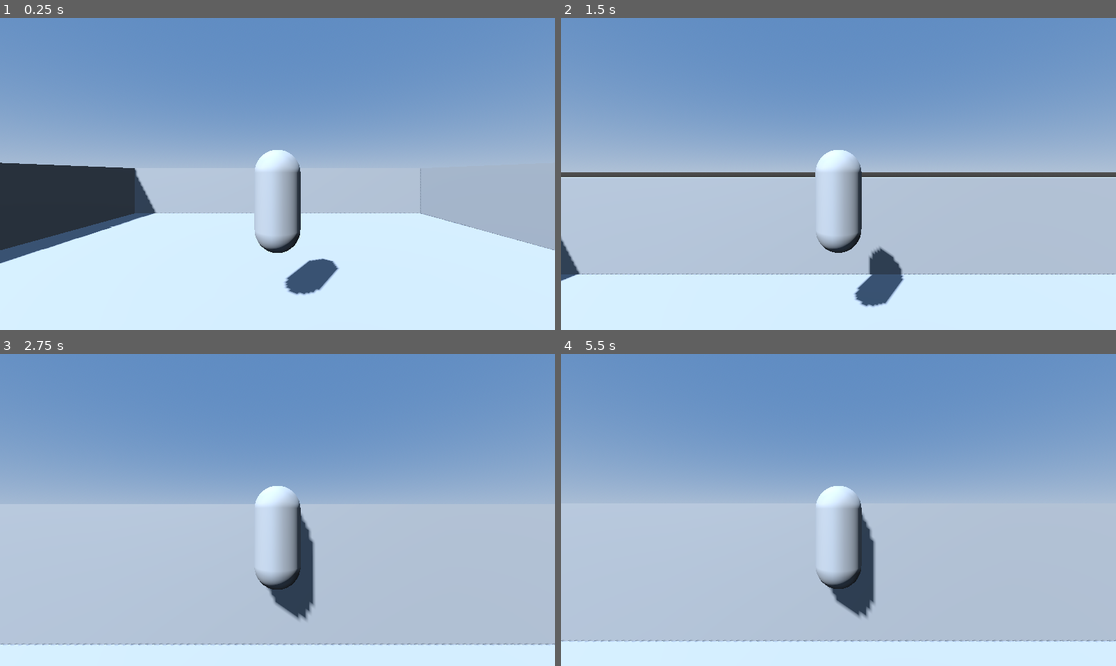
Above: before the commit, frames 1-4 (two rows, left to right).
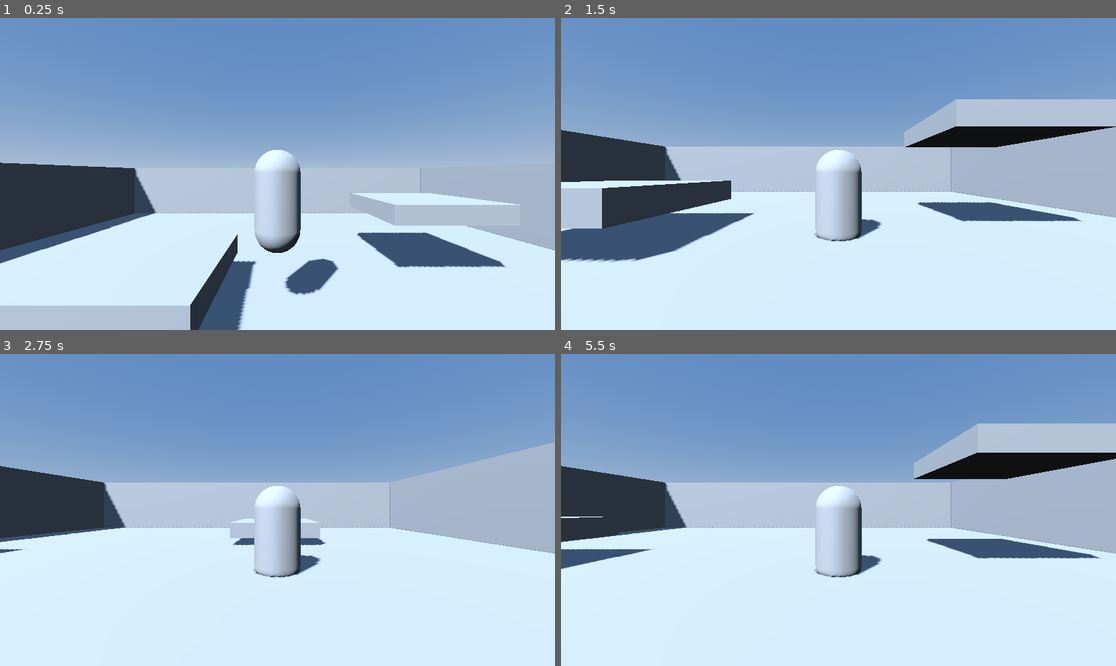
Above: after the commit, the same moments.

Repository: BasilHorizon/BH_Hover_01
Game: Godot game, scene res://scenes/Main.tscn
Same seed, same stepped clock (60 frames per second), same inputs: the game is played once before the commit and once after it.
Inputs (mouse positions are in pixels of both pictures, inside the frame that each line leads up to):
- Up to frame 1 (0.25 s): no input
- Up to frame 2 (1.5 s): move the mouse to (866, 174) at 0.52 s; hold W (move_forward) from 0.53 s (still down); tap Space (jump) at 0.77 s; move the mouse to (810, 174) at 1.27 s
- Up to frame 3 (2.75 s): keep holding W (move_forward); tap Space (jump) at 1.52 s; move the mouse to (288, 503) at 2.02 s
- Up to frame 4 (5.5 s): keep holding W (move_forward); move the mouse to (832, 516) at 2.77 s; tap Space (jump) at 3.02, 3.77, 4.52 s; move the mouse to (877, 513) at 3.52 s; move the mouse to (794, 506) at 4.27 s; move the mouse to (844, 510) at 5.02 s

The runs differ from the first frame. In frame 1, 7.8% of the frame differs, in the area x 0-94%, y 56-100%; in frame 2, 35%; in frame 3, 43%; in frame 4, 45%, in the area x 0-100%, y 22-93%.
Error after the commit: Parse Error: Function "get_contact_collider_object()" not found in base self. (res://scripts/player/player_controller.gd:80)

Commit message:
Add reusable moving platform template and level instances

Diff:
--- a/scenes/Main.tscn
+++ b/scenes/Main.tscn
@@ -1,6 +1,7 @@
-[gd_scene load_steps=11 format=3 uid="uid://bf7wukp1xv8d7"]
+[gd_scene load_steps=12 format=3 uid="uid://bf7wukp1xv8d7"]
 
 [ext_resource type="PackedScene" path="res://scenes/player/Player.tscn" id="1_m3dya"]
+[ext_resource type="PackedScene" path="res://scenes/platform/MovingPlatform.tscn" id="2_8j036"]
 
 [sub_resource type="BoxShape3D" id="BoxShape3D_floor"]
 size = Vector3(20, 1, 20)
@@ -89,3 +90,13 @@
 
 [node name="MeshInstance3D" type="MeshInstance3D" parent="Level/EastWall"]
 mesh = SubResource("BoxMesh_wall")
+
+[node name="HorizontalPlatform" parent="Level" instance=ExtResource("2_8j036")]
+transform = Transform3D(1, 0, 0, 0, 1, 0, 0, 0, 1, -4, 1.25, 0)
+movement_offset = Vector3(3.5, 0, 0)
+cycle_duration = 3.5
+
+[node name="DiagonalPlatform" parent="Level" instance=ExtResource("2_8j036")]
+transform = Transform3D(1, 0, 0, 0, 1, 0, 0, 0, 1, 3.5, 1.75, -3)
+movement_offset = Vector3(2.5, 1.2, 2)
+cycle_duration = 4.5
--- /dev/null
+++ b/scenes/platform/MovingPlatform.tscn
@@ -0,0 +1,22 @@
+[gd_scene load_steps=6 format=3 uid="uid://b1n3au0sif8lx"]
+
+[ext_resource type="Script" path="res://scripts/platform/moving_platform.gd" id="1_v3amt"]
+[ext_resource type="Script" path="res://scripts/platform/platform_velocity_tracker.gd" id="2_3sibh"]
+
+[sub_resource type="BoxShape3D" id="BoxShape3D_5gn7a"]
+size = Vector3(3, 0.5, 3)
+
+[sub_resource type="BoxMesh" id="BoxMesh_hq0kb"]
+size = Vector3(3, 0.5, 3)
+
+[node name="MovingPlatform" type="AnimatableBody3D"]
+script = ExtResource("1_v3amt")
+
+[node name="CollisionShape3D" type="CollisionShape3D" parent="."]
+shape = SubResource("BoxShape3D_5gn7a")
+
+[node name="MeshInstance3D" type="MeshInstance3D" parent="."]
+mesh = SubResource("BoxMesh_hq0kb")
+
+[node name="PlatformVelocityTracker" type="Node" parent="."]
+script = ExtResource("2_3sibh")
--- /dev/null
+++ b/scripts/platform/moving_platform.gd
@@ -0,0 +1,24 @@
+extends AnimatableBody3D
+
+@export var movement_offset: Vector3 = Vector3(3.0, 0.0, 0.0)
+@export var cycle_duration: float = 3.0
+
+var _start_position: Vector3 = Vector3.ZERO
+var _last_position: Vector3 = Vector3.ZERO
+var _velocity: Vector3 = Vector3.ZERO
+var _elapsed: float = 0.0
+
+func _ready() -> void:
+	_start_position = global_position
+	_last_position = _start_position
+
+func _physics_process(delta: float) -> void:
+	_elapsed += delta
+	var cycle: float = max(cycle_duration, 0.001)
+	var phase: float = (_elapsed / cycle) * TAU
+	global_position = _start_position + movement_offset * sin(phase)
+	_velocity = (global_position - _last_position) / max(delta, 0.0001)
+	_last_position = global_position
+
+func get_platform_velocity() -> Vector3:
+	return _velocity
--- /dev/null
+++ b/scripts/platform/platform_velocity_tracker.gd
@@ -0,0 +1,29 @@
+extends Node
+class_name PlatformVelocityTracker
+
+var _previous_transform: Transform3D
+var _velocity: Vector3 = Vector3.ZERO
+
+func _ready() -> void:
+	if get_parent() is Node3D:
+		_previous_transform = (get_parent() as Node3D).global_transform
+
+func _physics_process(delta: float) -> void:
+	if not (get_parent() is Node3D):
+		return
+
+	var platform: Node3D = get_parent() as Node3D
+	var current_transform: Transform3D = platform.global_transform
+	if _previous_transform == Transform3D():
+		_previous_transform = current_transform
+		_velocity = Vector3.ZERO
+		return
+
+	_velocity = (current_transform.origin - _previous_transform.origin) / max(delta, 0.0001)
+	_previous_transform = current_transform
+
+func get_velocity() -> Vector3:
+	return _velocity
+
+func get_platform_velocity() -> Vector3:
+	return _velocity
--- a/scripts/player/player_controller.gd
+++ b/scripts/player/player_controller.gd
@@ -12,6 +12,8 @@
 @export var wallrun_lean_speed: float = 8.0
 @export var wallrun_grace_time: float = 0.2
 @export_range(0.0, 1.0) var wallrun_gravity_factor: float = 0.35
+@export_range(0.0, 1.0) var floor_threshold: float = 0.65
+@export_range(0.0, 89.0) var floor_max_angle_degrees: float = 50.0
 
 @onready var ground_ray: RayCast3D = $GroundRay
 @onready var wall_ray_left: RayCast3D = $WallRayLeft
@@ -23,9 +25,13 @@
 var _is_wallrunning: bool = false
 var _wall_side: int = 0
 var _wall_contact_timer: float = 0.0
+var _platform_velocity: Vector3 = Vector3.ZERO
+var _platform_prev_transform: Dictionary = {}
 
 func _ready() -> void:
 	Input.set_mouse_mode(Input.MOUSE_MODE_CAPTURED)
+	contact_monitor = true
+	max_contacts_reported = 8
 
 func _unhandled_input(event: InputEvent) -> void:
 	if event is InputEventMouseMotion and Input.mouse_mode == Input.MOUSE_MODE_CAPTURED:
@@ -43,18 +49,78 @@
 	var move_dir: Vector3 = _get_move_direction(input_dir)
 	var current_velocity: Vector3 = linear_velocity
 	var horizontal_velocity: Vector3 = Vector3(current_velocity.x, 0.0, current_velocity.z)
-	var grounded: bool = ground_ray.is_colliding()
+	_platform_velocity = _get_ground_platform_velocity(delta)
+	var grounded: bool = ground_ray.is_colliding() or _platform_velocity != Vector3.ZERO
+	if not grounded:
+		_platform_velocity = Vector3.ZERO
 
-	if move_dir != Vector3.ZERO:
-		var control: float = 1.0 if grounded else air_control
-		if horizontal_velocity.length() < max_speed or horizontal_velocity.dot(move_dir) < max_speed:
-			apply_central_force(move_dir * acceleration * control)
+	var platform_horizontal_velocity: Vector3 = Vector3(_platform_velocity.x, 0.0, _platform_velocity.z)
+	var target_horizontal_velocity: Vector3 = move_dir * max_speed + platform_horizontal_velocity
+	var horizontal_velocity_error: Vector3 = target_horizontal_velocity - horizontal_velocity
+	var control: float = 1.0 if grounded else air_control
+	apply_central_force(horizontal_velocity_error * acceleration * control)
+
+	if move_dir == Vector3.ZERO and grounded and platform_horizontal_velocity == Vector3.ZERO:
+		apply_central_force(-horizontal_velocity * acceleration * 0.15)
 
 	if Input.is_action_just_pressed("jump") and grounded:
 		apply_central_impulse(Vector3.UP * jump_impulse)
 
 	_handle_wallrun(delta, grounded, move_dir)
 	_apply_wallrun_lean(delta)
+
+func _get_ground_platform_velocity(delta: float) -> Vector3:
+	var gravity_vector: Vector3 = ProjectSettings.get_setting("physics/3d/default_gravity_vector")
+	var up_dir: Vector3 = -gravity_vector.normalized()
+	var min_floor_dot: float = max(floor_threshold, cos(deg_to_rad(floor_max_angle_degrees)))
+	var best_floor_dot: float = -1.0
+	var floor_velocity: Vector3 = Vector3.ZERO
+
+	for i in get_contact_count():
+		var collider: Object = get_contact_collider_object(i)
+		if collider == null:
+			continue
+
+		var local_normal: Vector3 = get_contact_local_normal(i)
+		if local_normal == Vector3.ZERO:
+			continue
+
+		var world_normal: Vector3 = (global_transform.basis * local_normal).normalized()
+		var floor_dot: float = world_normal.dot(up_dir)
+		if floor_dot <= min_floor_dot:
+			continue
+
+		if floor_dot > best_floor_dot:
+			best_floor_dot = floor_dot
+			floor_velocity = _get_collider_velocity(collider, delta)
+
+	return floor_velocity
+
+func _get_collider_velocity(collider: Object, delta: float) -> Vector3:
+	if collider is RigidBody3D:
+		return (collider as RigidBody3D).linear_velocity
+
+	if collider is AnimatableBody3D or collider is CharacterBody3D:
+		if collider.has_method("get_platform_velocity"):
+			return collider.call("get_platform_velocity")
+
+		if collider is Node:
+			var collider_node: Node = collider as Node
+			var tracker: Node = collider_node.get_node_or_null("PlatformVelocityTracker")
+			if tracker and tracker.has_method("get_velocity"):
+				return tracker.call("get_velocity")
+
+		if collider is Node3D:
+			var body: Node3D = collider as Node3D
+			var id: int = body.get_instance_id()
+			if _platform_prev_transform.has(id):
+				var prev_transform: Transform3D = _platform_prev_transform[id]
+				var velocity: Vector3 = (body.global_transform.origin - prev_transform.origin) / max(delta, 0.0001)
+				_platform_prev_transform[id] = body.global_transform
+				return velocity
+			_platform_prev_transform[id] = body.global_transform
+
+	return Vector3.ZERO
 
 func _handle_wallrun(delta: float, grounded: bool, move_dir: Vector3) -> void:
 	var touching_left: bool = wall_ray_left.is_colliding()
